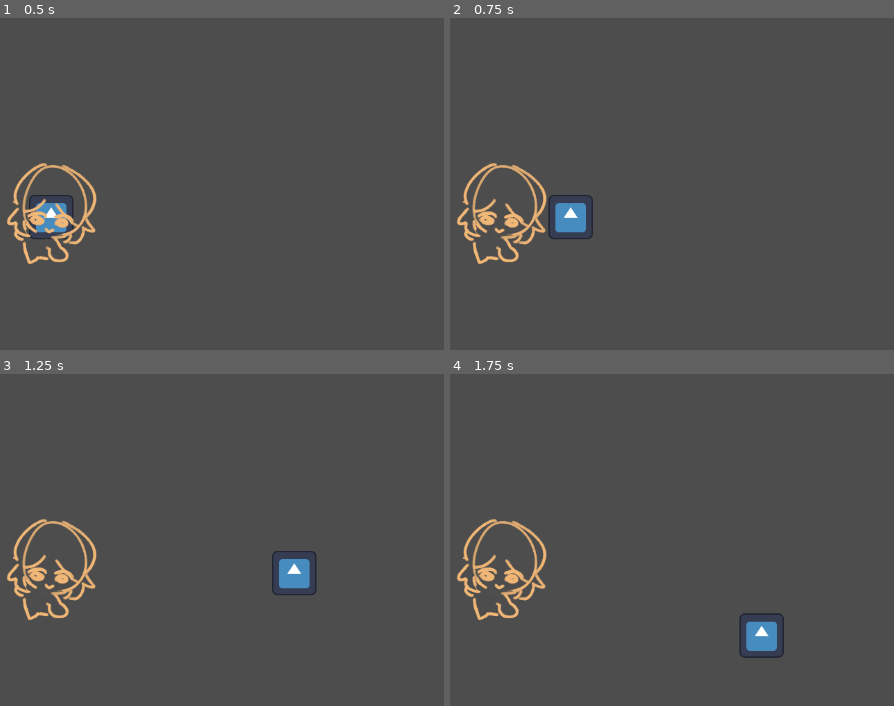
Above: before the commit, frames 1-4 (two rows, left to right).
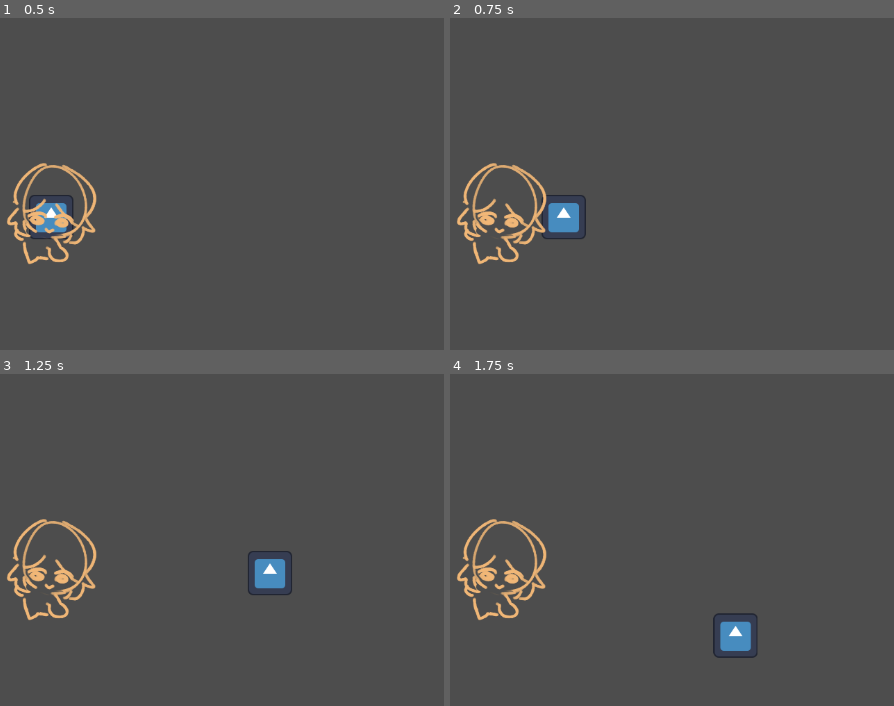
Above: after the commit, the same moments.

Repository: corin-gaiotto/gdc-jam-2025
Game: Godot game, scene res://Scenes/Restaurant.tscn
Same seed, same stepped clock (60 frames per second), same inputs: the game is played once before the commit and once after it. This scene is started directly instead of the project's main scene. The engine's default icon, where the game draws it, is replaced by a stand-in: a white triangle on a blue panel in a dark square.
Inputs (mouse positions are in pixels of both pictures, inside the frame that each line leads up to):
- Up to frame 1 (0.5 s): no input
- Up to frame 2 (0.75 s): tap Enter at 0.5 s; move the mouse to (729, 177) at 0.52 s; hold D (right) from 0.53 s (still down); hold Shift (sprint) from 0.53 s (still down)
- Up to frame 3 (1.25 s): keep holding D (right); keep holding Shift (sprint)
- Up to frame 4 (1.75 s): move the mouse to (outside the picture) at 1.27 s; release D (right) at 1.28 s; release Shift (sprint) at 1.28 s; hold S (down) from 1.28 s (still down); tap Space (fishing-interact) at 1.35 s; tap Shift (sprint) at 1.55 s

Frame 1 is identical in both runs. In frame 2, 0.5% of the frame differs, in the area x 20-33%, y 53-67%; in frame 3, 1.2%; in frame 4, 1.4%, in the area x 59-76%, y 71-86%.

Commit message:
changed sprint speed

Diff:
--- a/Scripts/restaurant_player.gd
+++ b/Scripts/restaurant_player.gd
@@ -4,7 +4,7 @@
 
 # movement
 @export var speed = 200
-@export_range(1, 3) var sprintMultiplier: float = 2.5
+@export_range(1, 3) var sprintMultiplier: float = 2.25
 @export_range(0, 1) var decceleration: float = 0.2
 @export var isSprinting: bool = false
 @export var canSprint: bool = true
Not shown: 1 places in Scenes/Restaurant.tscn that only renumber resources
